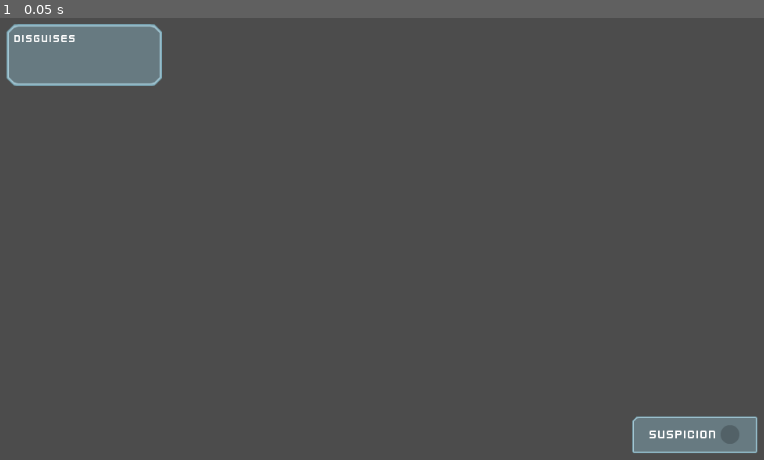
Above: before the commit, frame 1.
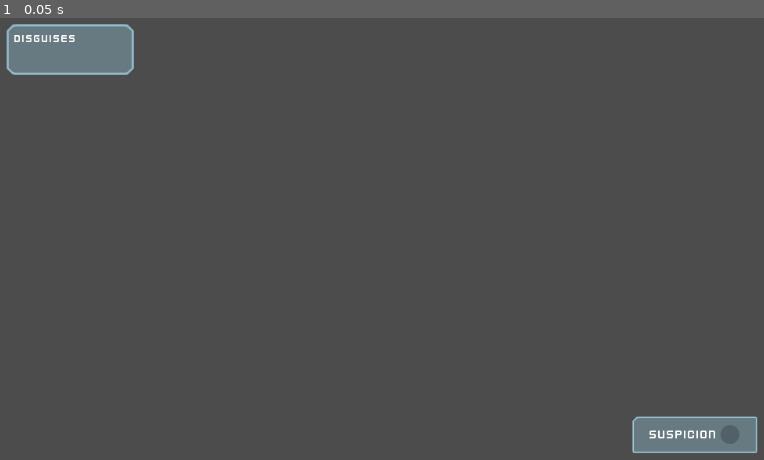
Above: after the commit, the same moment.

Repository: kidoncio/Is-this-a-Thief-
Game: Godot game, scene res://Scenes/GUI.tscn
Two runs of this game, one before a commit and one after it. Both use one fixed random seed, a clock stepped at 60 frames per second and the inputs below. This scene is started directly instead of the project's main scene.
Inputs:
- Up to frame 1 (0.05 s): no input

The runs differ from the first frame. In frame 1, 1.1% of the frame differs, in the area x 0-22%, y 1-16%.

Commit message:
Add rect_min_size

Diff:
--- a/Scenes/GUI.tscn
+++ b/Scenes/GUI.tscn
@@ -37,6 +37,7 @@
 margin_top = -0.167847
 margin_right = -0.339539
 margin_bottom = 0.632141
+rect_min_size = Vector2( 160, 45 )
 texture = ExtResource( 1 )
 patch_margin_left = 12
 patch_margin_top = 12
@@ -75,12 +76,13 @@
 [node name="DisguiseContainer" type="NinePatchRect" parent="."]
 anchor_left = 0.034
 anchor_top = 0.052
-anchor_right = 0.228
-anchor_bottom = 0.183
+anchor_right = 0.191
+anchor_bottom = 0.158
 margin_left = -0.816002
 margin_top = -0.200001
-margin_right = -0.472015
-margin_bottom = 0.199989
+margin_right = 1.41599
+margin_bottom = 0.199997
+rect_min_size = Vector2( 140, 65 )
 theme = ExtResource( 5 )
 texture = ExtResource( 6 )
 patch_margin_left = 12
@@ -97,7 +99,7 @@
 margin_bottom = -10.0
 
 [node name="DisguisesLabel" type="Label" parent="DisguiseContainer/VBoxContainer"]
-margin_right = 178.0
+margin_right = 143.0
 margin_bottom = 17.0
 theme = ExtResource( 5 )
 custom_fonts/font = SubResource( 4 )
@@ -107,14 +109,13 @@
 "DisguiseDisplay",
 ]]
 margin_top = 21.0
-margin_right = 178.0
-margin_bottom = 58.0
+margin_right = 143.0
+margin_bottom = 45.0
 mouse_filter = 2
 size_flags_vertical = 3
 auto_height = true
 max_columns = 7
 same_column_width = true
 fixed_column_width = 32
-icon_mode = 0
 fixed_icon_size = Vector2( 32, 32 )
 script = ExtResource( 8 )
